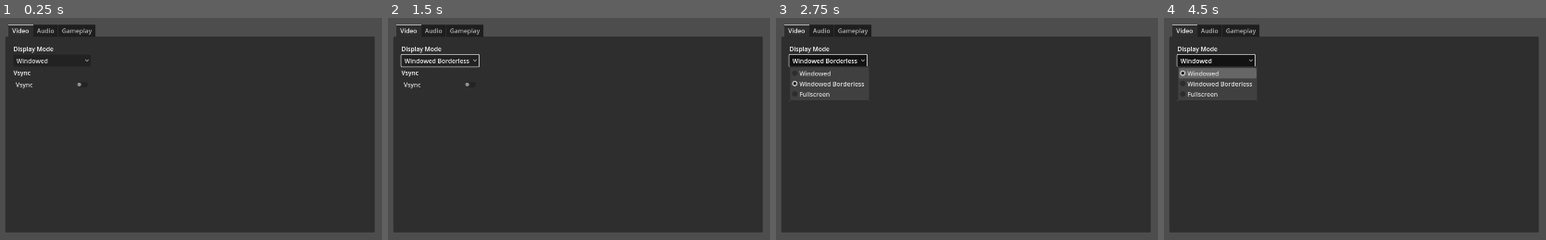
Above: before the commit, frames 1-4 (left to right).
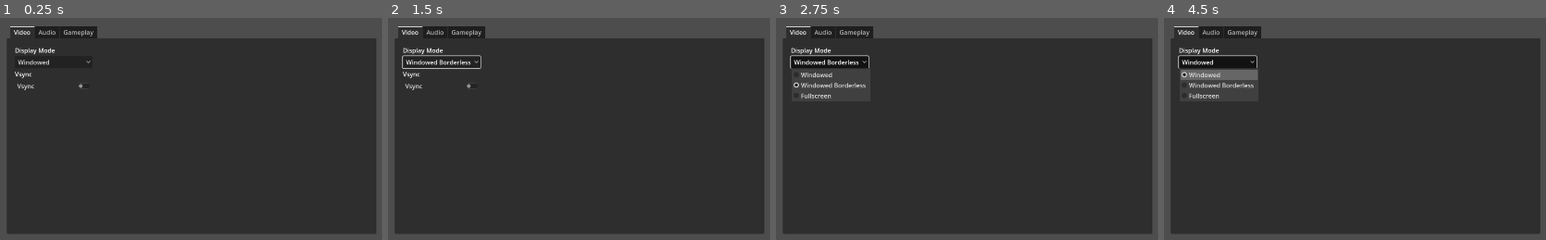
Above: after the commit, the same moments.

Repository: alwod/Dialogue-System
Game: Godot game, scene res://Scenes/options_menu.tscn
The game is run twice, just before and just after one commit, with the same random seed, the same clock (stepped at 60 frames per second) and the same inputs. This scene is started directly instead of the project's main scene.
Inputs (mouse positions are in pixels of both pictures, inside the frame that each line leads up to):
- Up to frame 1 (0.25 s): no input
- Up to frame 2 (1.5 s): click "Windowed" at 0.5 s; click "Vsync" at 1.25 s
- Up to frame 3 (2.75 s): click "Windowed Borderless" at 2 s
- Up to frame 4 (4.5 s): tap Enter at 2.75, 4.25 s; move the mouse to (1515, 106) at 2.77 s; hold D (move_right) 2.78-3.53 s; tap Space (jump) at 3.02, 3.5, 3.77 s; move the mouse to (1206, 148) at 3.52 s; hold S (move_backwards) 3.53-4.28 s; move the mouse to (1427, 37) at 4.27 s; hold D (move_right) from 4.28 s (still down)

The runs differ from the first frame. In frame 1, 2.8% of the frame differs, in the area x 1-99%, y 2-98%; in frame 2, 3.5%; in frame 3, 3.8%; in frame 4, 4.0%.

Commit message:
Added camera sensitivity to options menu

Diff:
--- a/Dialogue Testing Project/Scenes/options_menu.tscn
+++ b/Dialogue Testing Project/Scenes/options_menu.tscn
@@ -8,6 +8,10 @@
 anchors_preset = 15
 anchor_right = 1.0
 anchor_bottom = 1.0
+offset_left = 4.0
+offset_top = 4.0
+offset_right = 4.0
+offset_bottom = 4.0
 grow_horizontal = 2
 grow_vertical = 2
 script = ExtResource("1_rxs05")
@@ -27,6 +31,7 @@
 grow_vertical = 2
 
 [node name="Video" type="TabBar" parent="TabContainer"]
+visible = false
 layout_mode = 2
 
 [node name="MarginContainer" type="MarginContainer" parent="TabContainer/Video"]
@@ -68,8 +73,28 @@
 layout_mode = 2
 
 [node name="Gameplay" type="TabBar" parent="TabContainer"]
-visible = false
 layout_mode = 2
+
+[node name="MarginContainer" type="MarginContainer" parent="TabContainer/Gameplay"]
+layout_mode = 0
+offset_left = 21.0
+offset_top = 20.0
+offset_right = 919.0
+offset_bottom = 471.0
+
+[node name="GridContainer" type="GridContainer" parent="TabContainer/Gameplay/MarginContainer"]
+layout_mode = 2
+
+[node name="SensitivityLabel" type="Label" parent="TabContainer/Gameplay/MarginContainer/GridContainer"]
+layout_mode = 2
+text = "Camera Sensitivity"
+
+[node name="SensitivitySlider" type="HSlider" parent="TabContainer/Gameplay/MarginContainer/GridContainer"]
+layout_mode = 2
+min_value = 0.001
+max_value = 0.005
+step = 0.0
+value = 0.002
 
 [node name="ButtonPressSoundPlayer" type="AudioStreamPlayer" parent="."]
 stream = ExtResource("2_uahaq")
@@ -78,3 +103,4 @@
 [connection signal="pressed" from="TabContainer/Video/MarginContainer/GridContainer/DisplayModeOptionsButton" to="." method="pressed"]
 [connection signal="pressed" from="TabContainer/Video/MarginContainer/GridContainer/VsyncCheckButton" to="." method="pressed"]
 [connection signal="toggled" from="TabContainer/Video/MarginContainer/GridContainer/VsyncCheckButton" to="." method="_on_vsync_check_button_toggled"]
+[connection signal="value_changed" from="TabContainer/Gameplay/MarginContainer/GridContainer/SensitivitySlider" to="." method="_on_sensitivity_slider_value_changed"]
--- a/Dialogue Testing Project/Scripts/options_menu.gd
+++ b/Dialogue Testing Project/Scripts/options_menu.gd
@@ -20,3 +20,6 @@
 # Called when any button is pressed to play a sound.
 func pressed():
 	$ButtonPressSoundPlayer.play()
+
+func _on_sensitivity_slider_value_changed(value):
+	ProjectSettings.set_setting("player/camera_sensitivity", value)
